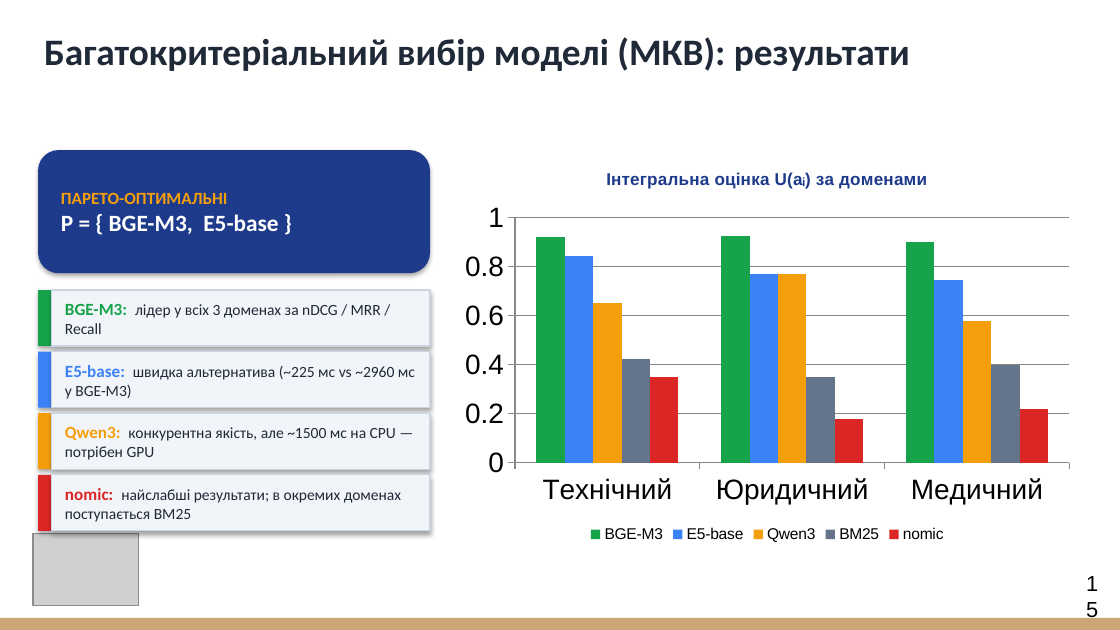
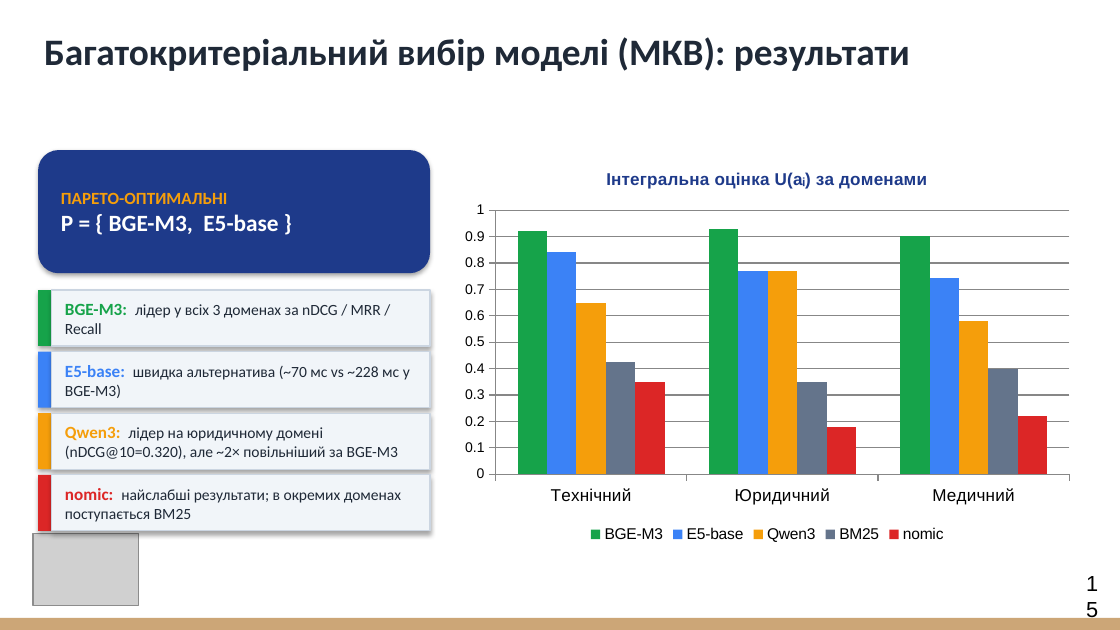
Before and after one commit to vitaliinnest/kb-semantic-search-benchmark, a slide deck: slide 15 of thesis/Nesterenko_Presentation.pptx. Drawn at 1120x630 pixels with LibreOffice and Linux fonts; fonts in the diff are those of the drawing; grey boxes stand for pictures. Boxes give left, top, right and bottom in pixels: in the first picture for what was removed or moved away, otherwise in the second. Text is boxed around its words. In the diff, an @@ line names an element or a change of style, - is before the commit and + after.

```diff
--- a/thesis/Nesterenko_Presentation.pptx
+++ b/thesis/Nesterenko_Presentation.pptx
@@ column chart at bbox=[452, 150, 1082, 548] @@
@@ category axis changed @@
@@ value axis changed @@
@@ text in rectangle at bbox=[65, 365, 410, 398]: text changed @@
-E5-base: швидка альтернатива (~225 мс vs ~2960 мс у BGE-M3)
+E5-base: швидка альтернатива (~70 мс vs ~228 мс у BGE-M3)
@@ text in rectangle at bbox=[65, 426, 398, 459]: text changed @@
-Qwen3: конкурентна якість, але ~1500 мс на CPU — потрібен GPU
+Qwen3: лідер на юридичному домені (nDCG@10=0.320), але ~2× повільніший за BGE-M3
```
Also in this commit, not shown: 4 other slides changed, 3 other files.
